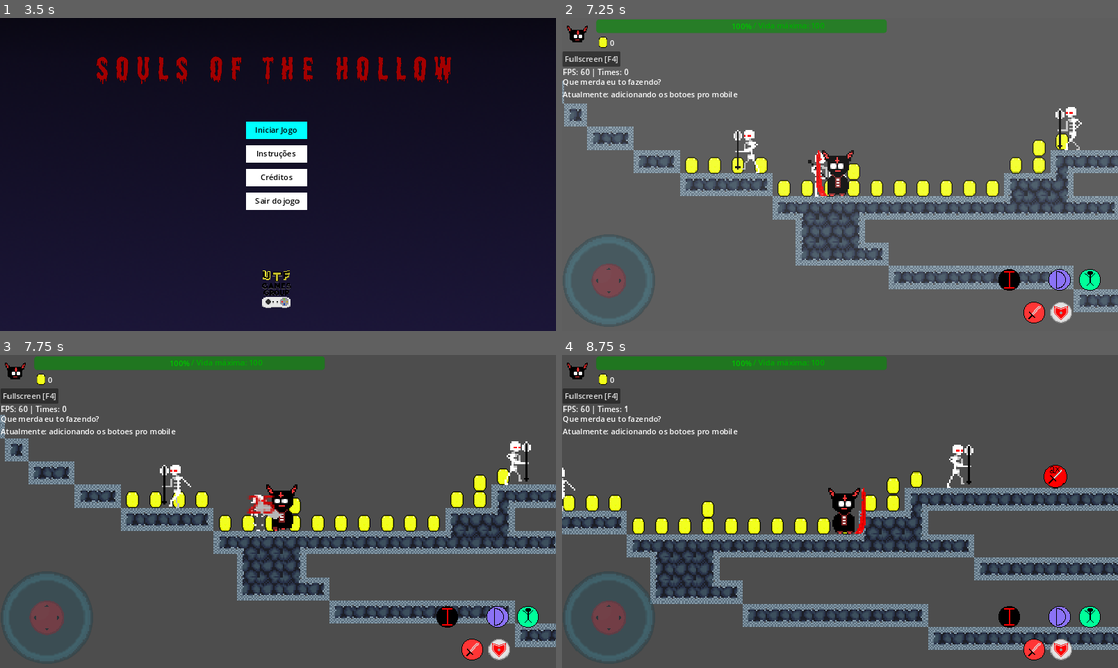
Above: before the commit, frames 1-4 (two rows, left to right).
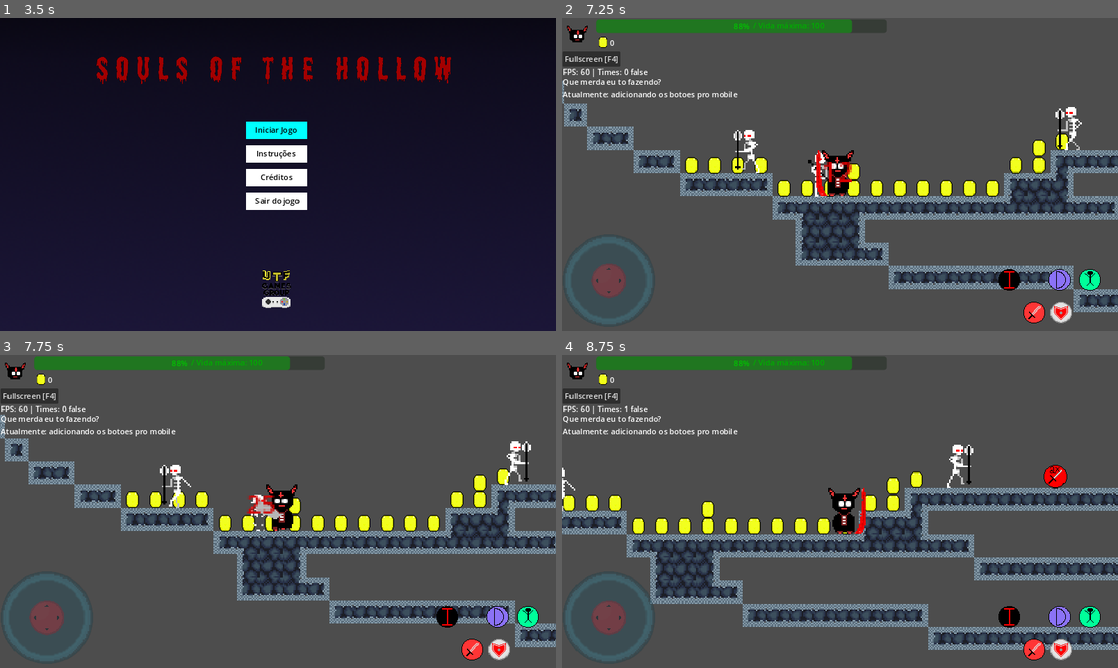
Above: after the commit, the same moments.

Repository: joaomoraski/proj-dev-jogos
Game: Godot game, scene res://TitleScreen/title_screen.tscn
Same seed, same stepped clock (60 frames per second), same inputs: the game is played once before the commit and once after it.
Inputs (mouse positions are in pixels of both pictures, inside the frame that each line leads up to):
- Up to frame 1 (3.5 s): click "Iniciar Jogo" at 0.5 s; click "Iniciar Jogo" at 1.25 s; click "Instruções" at 2 s; click "Créditos" at 2.75 s
- Up to frame 2 (7.25 s): tap Enter (ui_accept) at 3.5, 3.77, 6.77 s; move the mouse to (812, 237) at 3.52 s; hold Right (ui_right) 3.53-4.25 s; hold 1 (Attack) 3.53-4.25 s; click (812, 237) at 3.67 s; right-click (812, 237) at 3.8 s; drag from (1006, 221) to (867, 174) at 4.27 s; move the mouse to (673, 127) at 5.02 s; hold Left (ui_left) 5.03-5.75 s; hold 1 (Attack) 5.03-5.75 s; right-click (673, 127) at 5.3 s; drag from (867, 174) to (673, 161) at 5.77 s; move the mouse to (756, 96) at 6.52 s; hold Left (ui_left) from 6.53 s (still down); hold Right mouse button (defense) from 6.53 s (still down)
- Up to frame 3 (7.75 s): release Left (ui_left) at 7.25 s; release Right mouse button (defense) at 7.25 s; drag from (400, 495) to (127, 502) at 7.27 s
- Up to frame 4 (8.75 s): move the mouse to (728, 527) at 8.02 s; hold Right (ui_right) from 8.03 s (still down); hold Right mouse button (defense) from 8.03 s (still down); tap 8 (hard) at 8.1 s; click (728, 527) at 8.17 s

Frame 1 is identical in both runs. In frame 2, 1.8% of the frame differs, in the area x 12-92%, y 0-58%; in frame 3, 0.3%; in frame 4, 0.8%.
Error in both runs: Cannot call method 'add_child' on a null value. (res://Enemies/base_enemy.gd:94)

Commit message:
arrumando o parry

Diff:
--- a/souls-of-the-hollow/LabelFPS.gd
+++ b/souls-of-the-hollow/LabelFPS.gd
@@ -2,4 +2,4 @@
 extends Label
 
 func _process(_delta):
-	text = "FPS: " + str(Engine.get_frames_per_second()) + " | Times: " + str(game_controller.times_finished)
+	text = "FPS: " + str(Engine.get_frames_per_second()) + " | Times: " + str(game_controller.times_finished) + " " + str(game_controller._player.parry)
--- a/souls-of-the-hollow/Player/player.gd
+++ b/souls-of-the-hollow/Player/player.gd
@@ -17,6 +17,7 @@
 var double_damage_taken: bool = false
 var have_demon_sword: bool = false
 var in_defense: bool = false
+var recent_defense: bool = false
 var parry: bool = false
 var flipped: bool = false
 
@@ -95,7 +96,13 @@
 	if Input.is_action_just_pressed("easy"):
 		game_controller.times_finished -= 1
 
-	if Input.is_action_pressed("defense") and not isAttacking:
+
+	if Input.is_action_just_pressed("defense") and not isAttacking:
+		parry = true
+		in_defense = true
+		await get_tree().create_timer(0.1).timeout
+		parry = false
+	elif Input.is_action_pressed("defense") and not isAttacking:
 		in_defense = true
 	elif Input.is_action_just_released("defense"):
 		in_defense = false
@@ -198,3 +205,5 @@
 
 func _parry():
 	parry = !parry
+	if recent_defense:
+		recent_defense = false
--- a/souls-of-the-hollow/Player/player.tscn
+++ b/souls-of-the-hollow/Player/player.tscn
@@ -81,17 +81,14 @@
 }
 tracks/1/type = "method"
 tracks/1/imported = false
-tracks/1/enabled = true
+tracks/1/enabled = false
 tracks/1/path = NodePath(".")
 tracks/1/interp = 1
 tracks/1/loop_wrap = true
 tracks/1/keys = {
-"times": PackedFloat32Array(0, 0.1),
-"transitions": PackedFloat32Array(1, 1),
+"times": PackedFloat32Array(0),
+"transitions": PackedFloat32Array(1),
 "values": [{
-"args": [],
-"method": &"_parry"
-}, {
 "args": [],
 "method": &"_parry"
 }]
